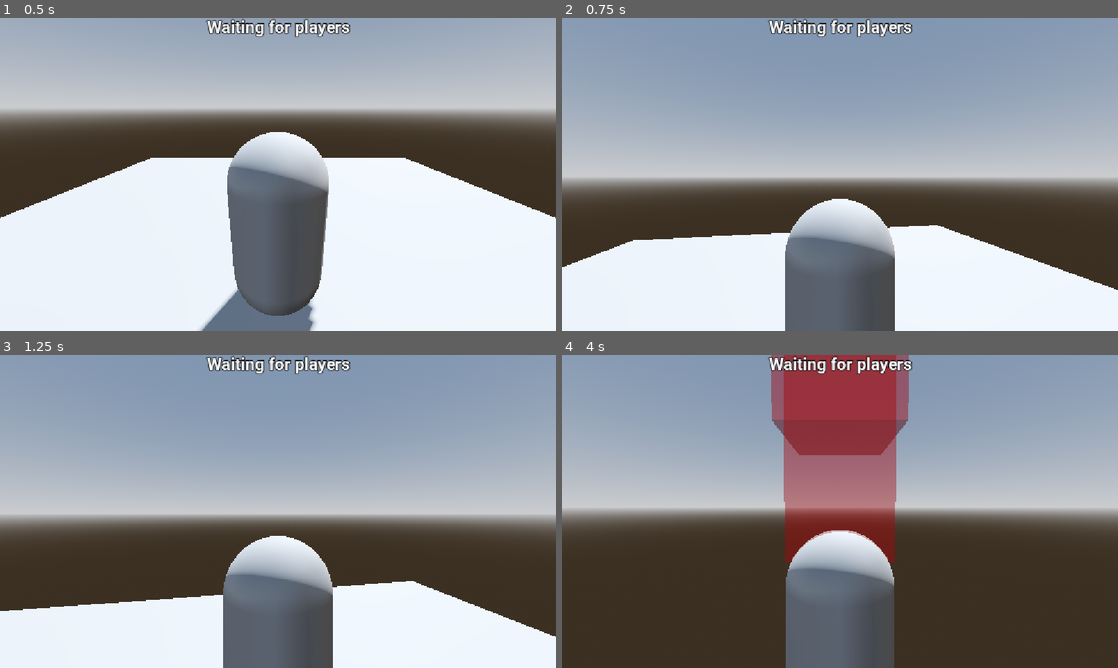
Above: before the commit, frames 1-4 (two rows, left to right).
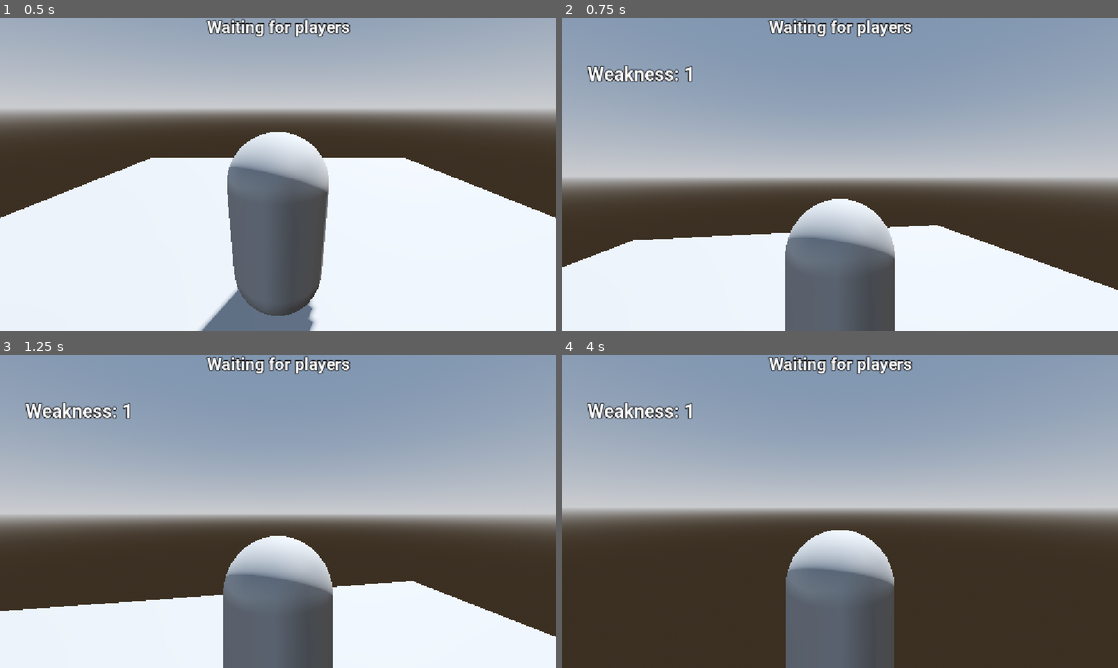
Above: after the commit, the same moments.

Repository: Virus01Official/forgotten_rewrite
Game: Godot game, scene res://main.tscn
Two runs of this game, one before a commit and one after it. Both use one fixed random seed, a clock stepped at 60 frames per second and the inputs below.
Inputs (mouse positions are in pixels of both pictures, inside the frame that each line leads up to):
- Up to frame 1 (0.5 s): no input
- Up to frame 2 (0.75 s): move the mouse to (867, 174) at 0.52 s; hold Up (ui_up) from 0.53 s (still down); tap Q (Ability1) at 0.6 s
- Up to frame 3 (1.25 s): keep holding Up (ui_up)
- Up to frame 4 (4 s): keep holding Up (ui_up); move the mouse to (812, 511) at 1.27 s; tap E (Ability2) at 1.35 s; move the mouse to (851, 505) at 2.02 s; tap R (Ability3) at 2.1 s; move the mouse to (834, 517) at 2.77 s; tap T (Ability4) at 2.85 s; tap Enter at 3.5 s; move the mouse to (878, 514) at 3.52 s; click (878, 514) at 3.6 s

Frame 1 is identical in both runs. In frame 2, 0.7% of the frame differs, in the area x 4-24%, y 15-21%; in frame 3, 0.7%; in frame 4, 13%, in the area x 4-63%, y 0-67%.

Commit message:
added stuff

Diff:
--- a/scripts/ability_component.gd
+++ b/scripts/ability_component.gd
@@ -5,6 +5,9 @@
 @onready var player = $".."
 
 var coin_flip_sfx = preload("res://assets/sfx/coin_flip.mp3")
+var shotSFX = preload("res://assets/sfx/shot.mp3")
+var nothingSFX = preload("res://assets/sfx/do_nothing.mp3")
+var explodeSFX = preload("res://assets/sfx/test.ogg")
 var gunDestroyed = false
 
 func _activate_ability(ability: String) -> void:
@@ -26,7 +29,7 @@
 		var random = randf()
 		if random < 0.75 and $"..".tokens < 3:
 			$"..".tokens += 1
-		else:
+		elif random > 0.75:
 			$"..".weakness += 1
 
 	# shoot
@@ -57,6 +60,8 @@
 				$"../..".add_hitbox(
 					$"..".hitboxes, spawn_pos, hit_flag, 25 * tokens_used, "killer", Vector3(0.5,0.25,5.558), $".."
 				)
+				$"../SFX".stream = shotSFX
+				$"../SFX".play()
 				await get_tree().create_timer(0.05).timeout
 			elif random < explode_chance:
 				gunDestroyed = true
@@ -66,7 +71,12 @@
 				$"../..".add_hitbox(
 					$"..".hitboxes, spawn_pos, hit_flag, 15 * tokens_used, "survivor", Vector3(1.0,1.0,1.0), $".."
 				)
+				$"../SFX".stream = explodeSFX
+				$"../SFX".play()
 				await get_tree().create_timer(0.05).timeout
+			else:
+				$"../SFX".stream = nothingSFX
+				$"../SFX".play()
 		else:
 			print("not enough tokens or gun is broken")
 
--- a/scripts/player.gd
+++ b/scripts/player.gd
@@ -7,7 +7,7 @@
 const MOUSE_SENSITIVITY = 0.003
 
 var malice = 1
-var is_Killer = true
+var is_Killer = false
 
 var current_speed = WALK_SPEED
 
Not shown, added: assets/sfx/do_nothing.mp3.import
Not shown, added: assets/sfx/shot.mp3.import
Not shown, added: assets/sfx/test.ogg.import
Not shown, added: assets/sfx/do_nothing.mp3
Not shown, added: assets/sfx/shot.mp3
Not shown, added: assets/sfx/test.ogg
